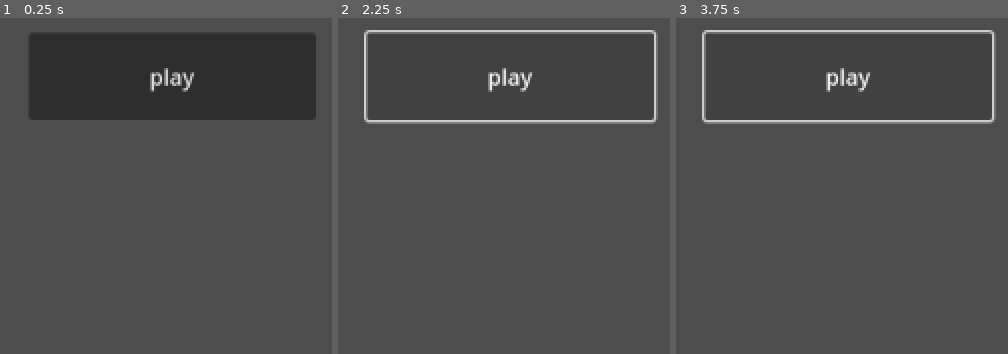
Above: before the commit, frames 1-3 (left to right).
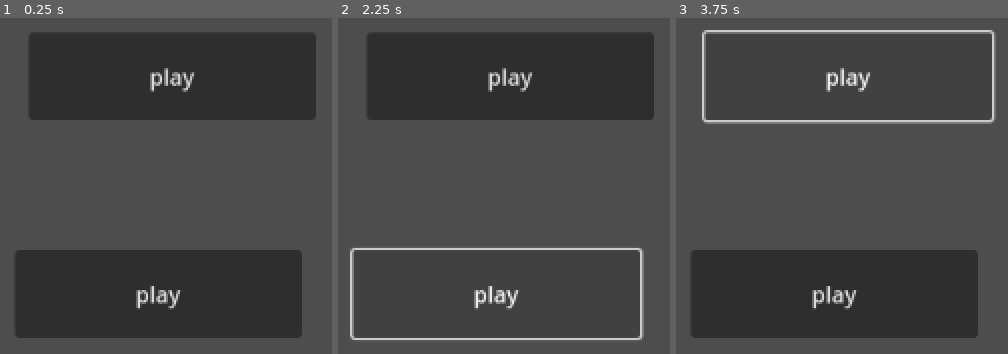
Above: after the commit, the same moments.

Repository: WildBeast05/PGDS-Force
Game: Godot game, scene res://test.tscn
The game is run twice, just before and just after one commit, with the same random seed, the same clock (stepped at 60 frames per second) and the same inputs. The project has no main scene, so this scene is started directly.
Inputs:
- Up to frame 1 (0.25 s): no input
- Up to frame 2 (2.25 s): click "play" at 0.5 s; click "play" at 1.25 s; click "play" at 2 s
- Up to frame 3 (3.75 s): click "play" at 2.75 s; click "play" at 3.5 s

The runs differ from the first frame. In frame 1, 22% of the frame differs, in the area x 4-91%, y 69-96%; in frame 2, 4.8%; in frame 3, 22%.

Commit message:
slav was here again

Diff:
--- a/test.tscn
+++ b/test.tscn
@@ -9,3 +9,11 @@
 offset_bottom = 192.0
 text = "play
 "
+
+[node name="Button2" type="Button" parent="."]
+offset_left = 426.0
+offset_top = 286.0
+offset_right = 633.0
+offset_bottom = 349.0
+text = "play
+"
